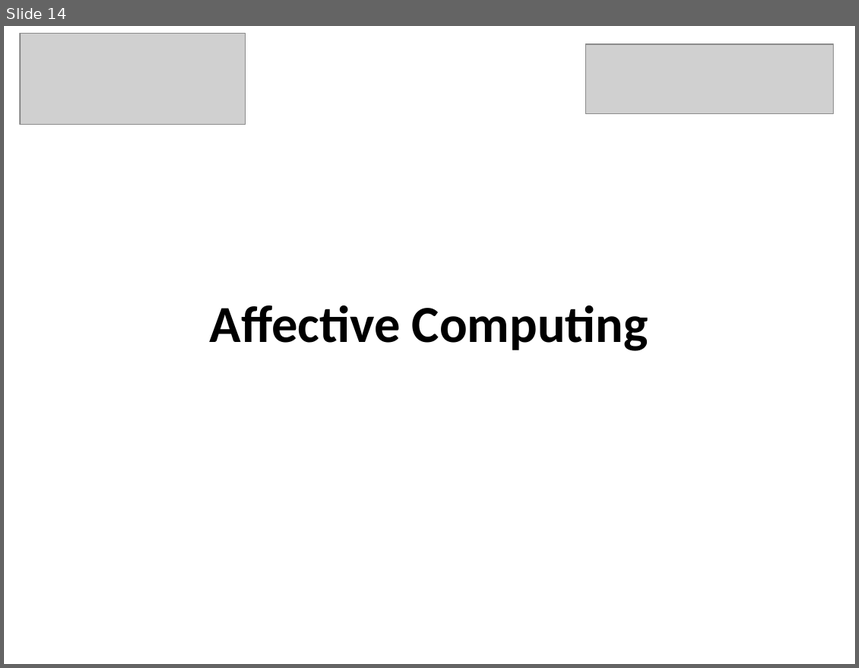
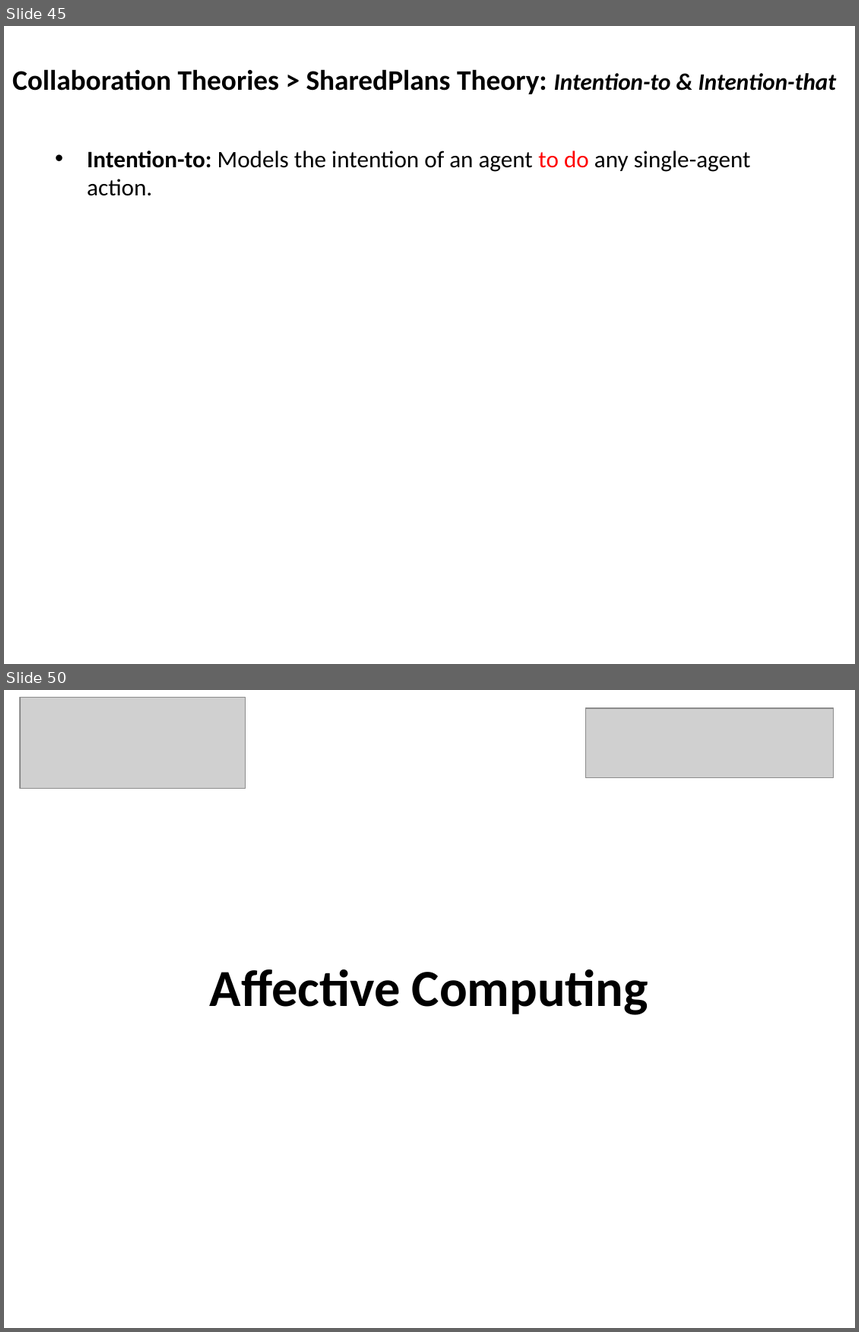
Before and after one commit to mshayganfar/CompExam1, a slide deck: presentation/PhD-comprehensive-exam.pptx. Shown one above the other, each under a label of ours: slide 14 before the commit, slides 45 and 50 after it; the slides between them are not shown. The pictures are 859x668 and 859x1332 pixels, drawn with LibreOffice and Linux fonts; fonts in the diff are those of the drawing; grey boxes stand for pictures. Boxes give left, top, right and bottom in pixels: in the first picture for what was removed or moved away, otherwise in the second. Text is boxed around its words. In the diff, an @@ line names an element or a change of style, - is before the commit and + after.

Commit message:
SharedPlans Theory
Finished SharedPlans theory.

```diff
--- a/presentation/PhD-comprehensive-exam.pptx
+++ b/presentation/PhD-comprehensive-exam.pptx
@@ slide 45 added at (4, 26, 855, 664), background #FFFFFF @@
@@ text added at (12, 69, 837, 94), 24 pt, text #000000, bold @@
+Collaboration Theories > SharedPlans Theory: Intention-to & Intention-that
@@ text added at (87, 151, 751, 196), 20 pt, text #000000 @@
+• Intention-to: Models the intention of an agent to do any single-agent action.
@@ what was slide 14 is now slide 50 @@
```
Also in this commit, not shown: 1 slide changed, 35 other slides added.
